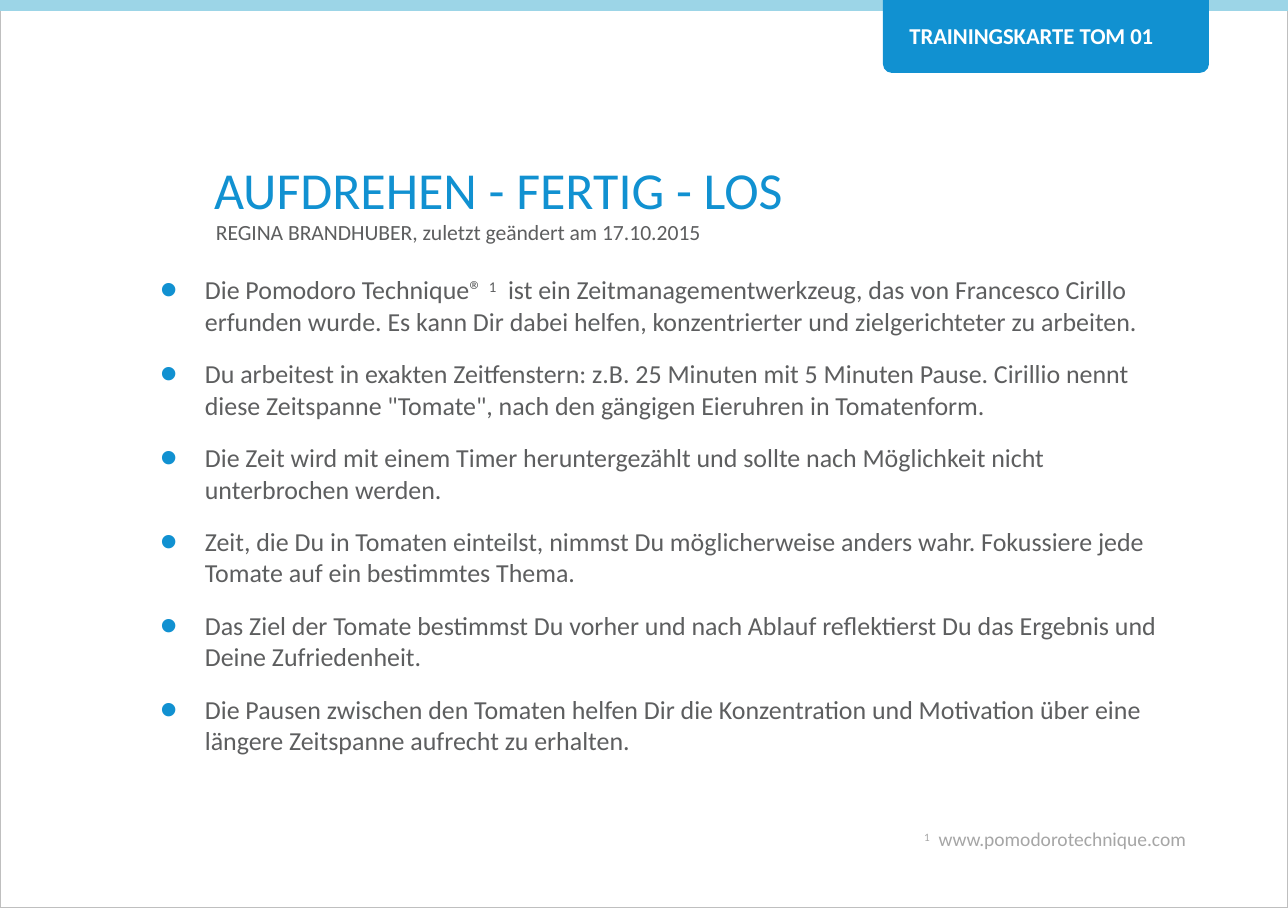
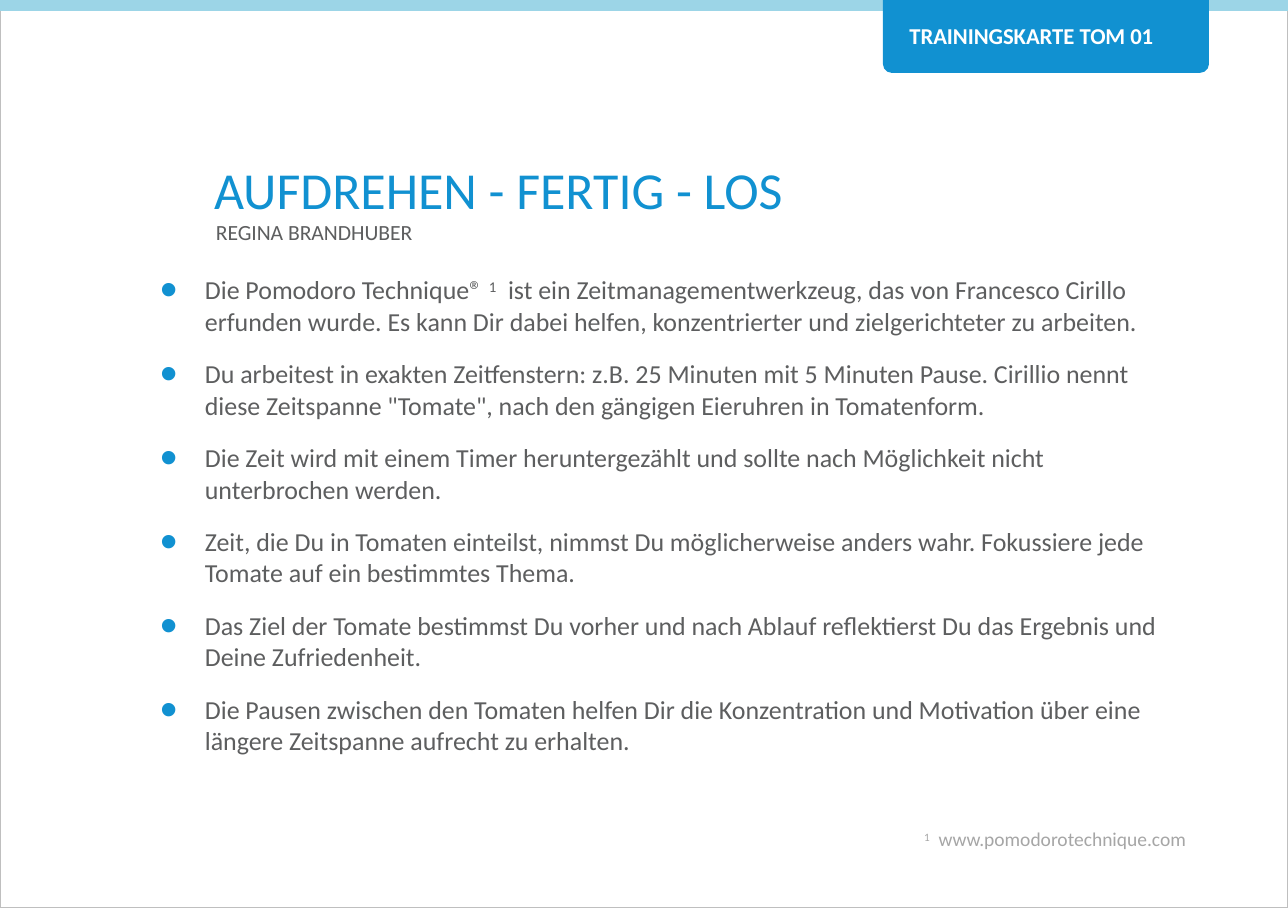
Before and after one commit to Teamtool/training-materials, a slide deck: slide 1 of training-cards/agile moves/Tomatoes (TOM)/ger/apprentice/ger_TOM_01_Aufdrehen_fertig_los_AM_A.pptx. Drawn at 1288x908 pixels with LibreOffice and Linux fonts; fonts in the diff are those of the drawing; background and template pictures are left out. Boxes give left, top, right and bottom in pixels: in the first picture for what was removed or moved away, otherwise in the second. Text is boxed around its words. In the diff, an @@ line names an element or a change of style, - is before the commit and + after.

```diff
--- a/training-cards/agile moves/Tomatoes (TOM)/ger/apprentice/ger_TOM_01_Aufdrehen_fertig_los_AM_A.pptx
+++ b/training-cards/agile moves/Tomatoes (TOM)/ger/apprentice/ger_TOM_01_Aufdrehen_fertig_los_AM_A.pptx
@@ text at (216, 226, 412, 240): text changed @@
-REGINA BRANDHUBER, zuletzt geändert am 17.10.2015
+REGINA BRANDHUBER
```
Also in this commit, not shown: 3 other files.
